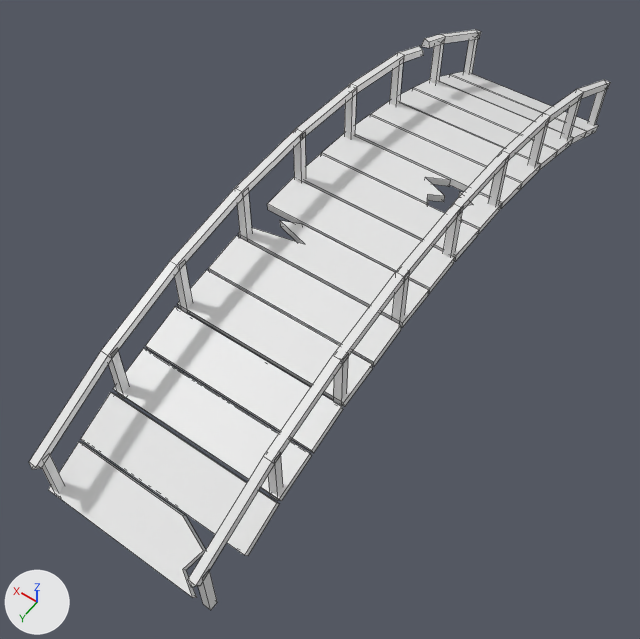
Before and after pictures for a commit that changed the FBX model Assets/Models/Terrain/bridge.fbx.
The view is the same before and after, from a camera (50 mm lens) standing at (-3.82, 6.41, 8.8) and looking at (0.0, 1.05, 0.39). Arrows for +X, +Y and +Z are at lower left; the lights stay in place. Mesh edges are drawn as thin lines.

The scene before the commit, as lines of its bpy script (objects in view):
```python
me_plane_001 = bpy.data.meshes.new('Plane.001')
me_plane_001.from_pydata(...)  # 398 vertices, 311 faces; spans x -1.14..1.14, y -4.57..4.57, z 0.06..2.06
ob_bridge = bpy.data.objects.new('Bridge', me_plane_001)
ob_bridge.location = (0.0, 0.0, 0.0)
```
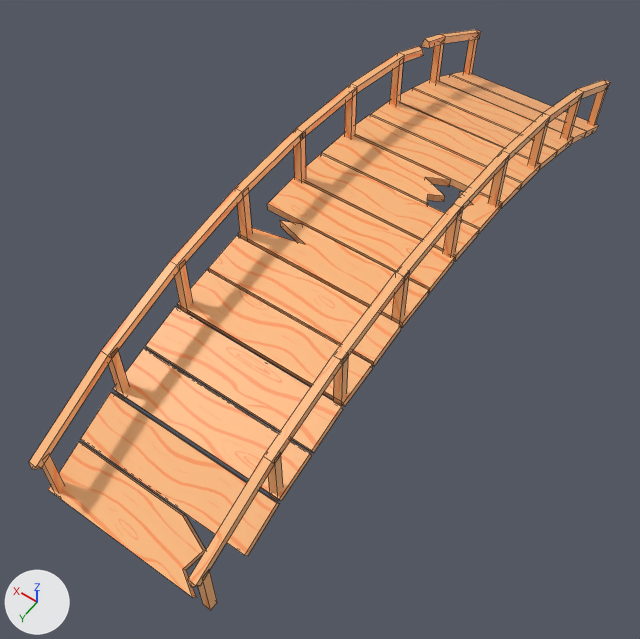
Changed parts and their boxes (x1, y1, x2, y2) in the pictures (640 x 639 px):
'Bridge', recoloured (white to beige): (29, 30, 610, 610) in both

Patch to the scene script:
```diff
--- a/Assets/Models/Terrain/bridge.fbx.py
+++ b/Assets/Models/Terrain/bridge.fbx.py
@@ img_wood_texture_png @@
+img_wood_texture_png = load_image('wood_texture.png', '../../Textures/Terrain/wood_texture.png', 1024, 1024, 'sRGB')
@@ mat_material @@
+mat_material = principled_material('Material')
+mat_material.texture = img_wood_texture_png
@@ me_plane_001 @@
 me_plane_001.from_pydata(...)  # 398 vertices, 311 faces; spans x -1.14..1.14, y -4.57..4.57, z 0.06..2.06
+me_plane_001.materials.append(mat_material)  # picture img_wood_texture_png
```
